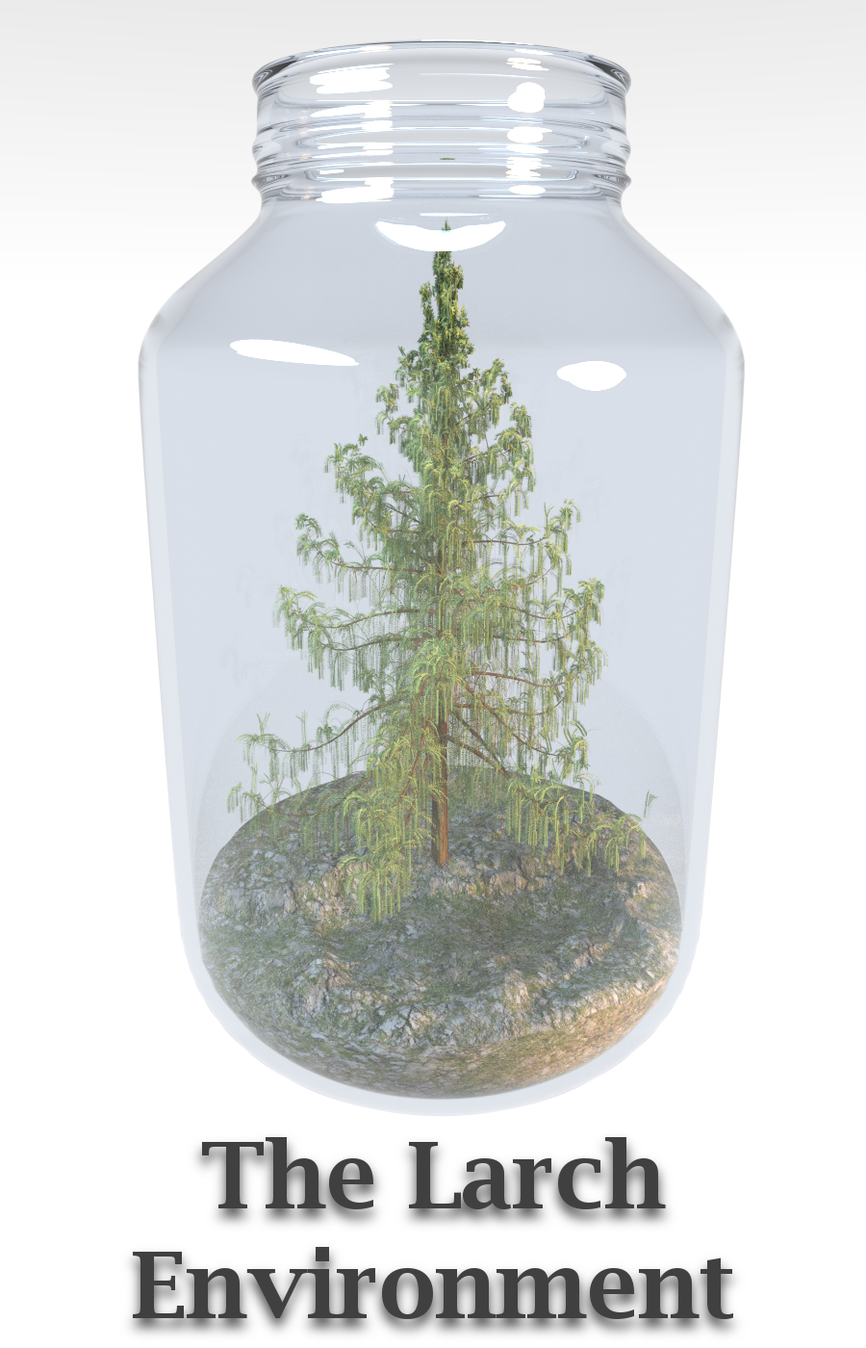
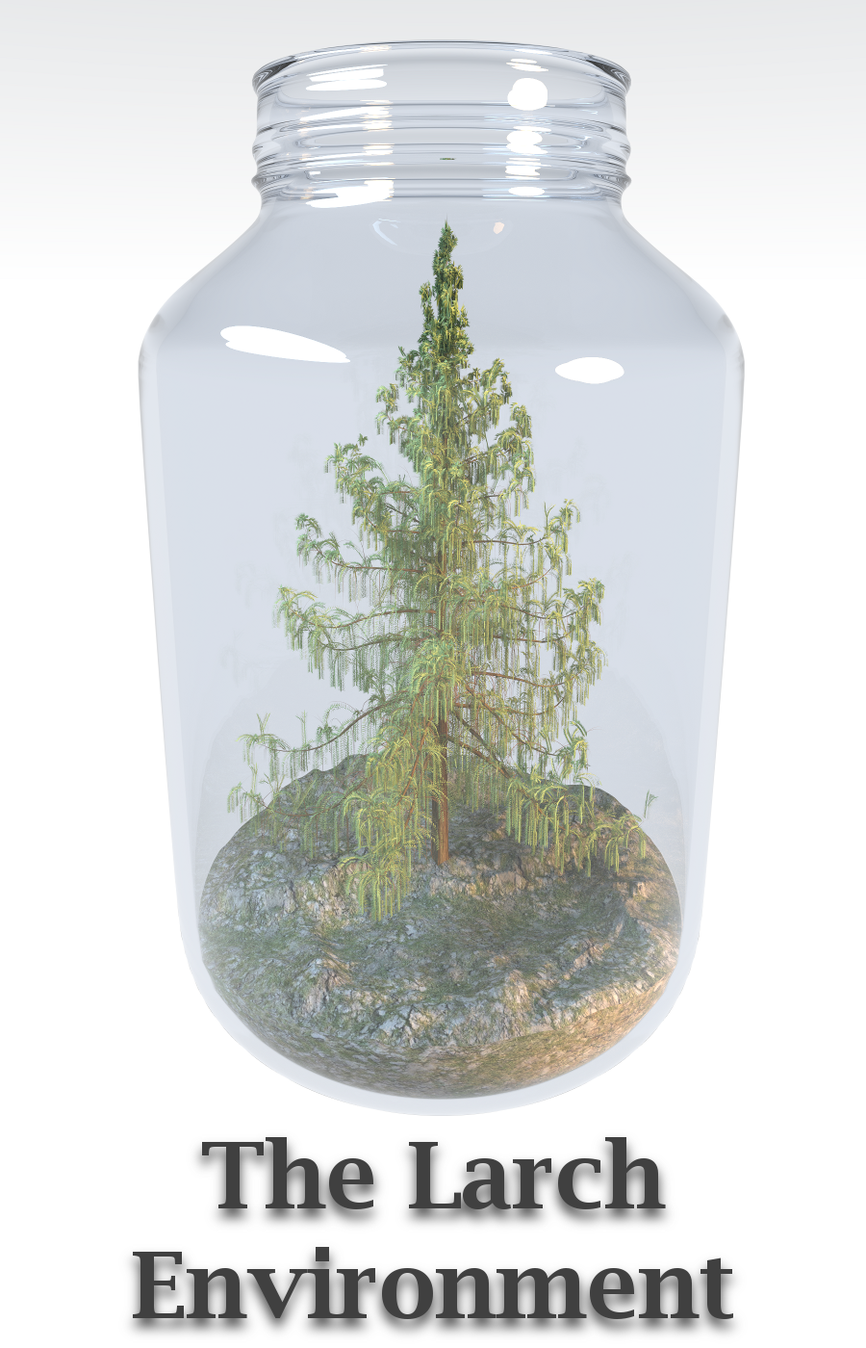
Comparing the layer stacks of the two 866px x 1348px images. Changes:
painted on "Background" over (0, 0, 866, 1117)
